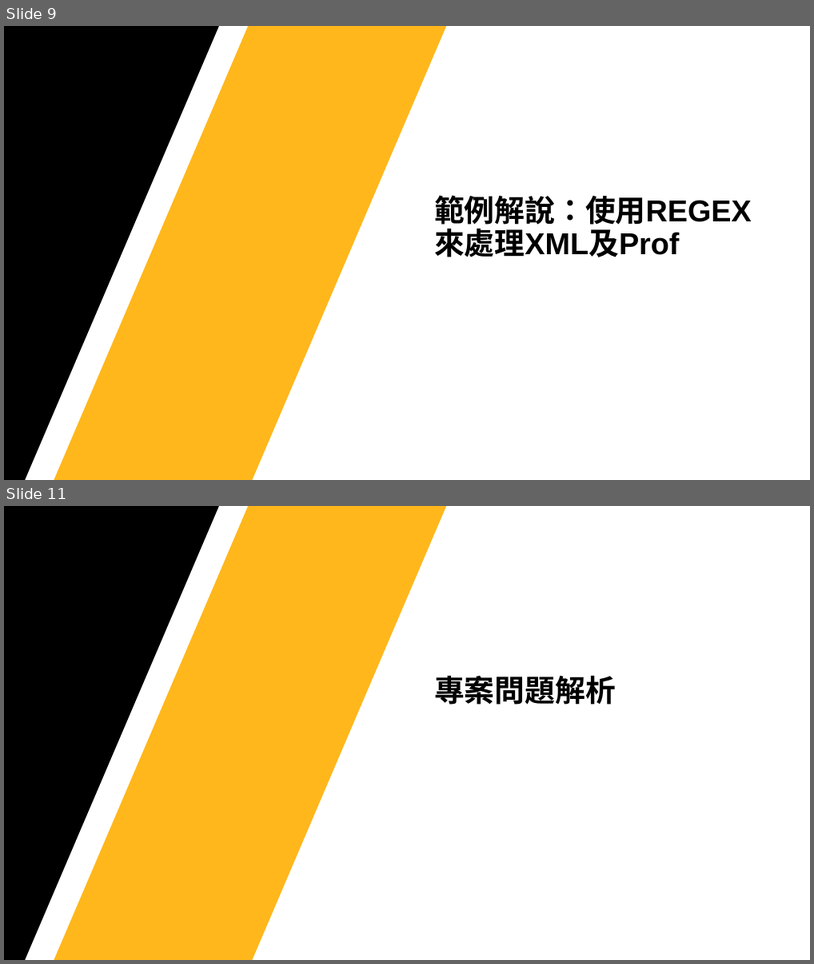
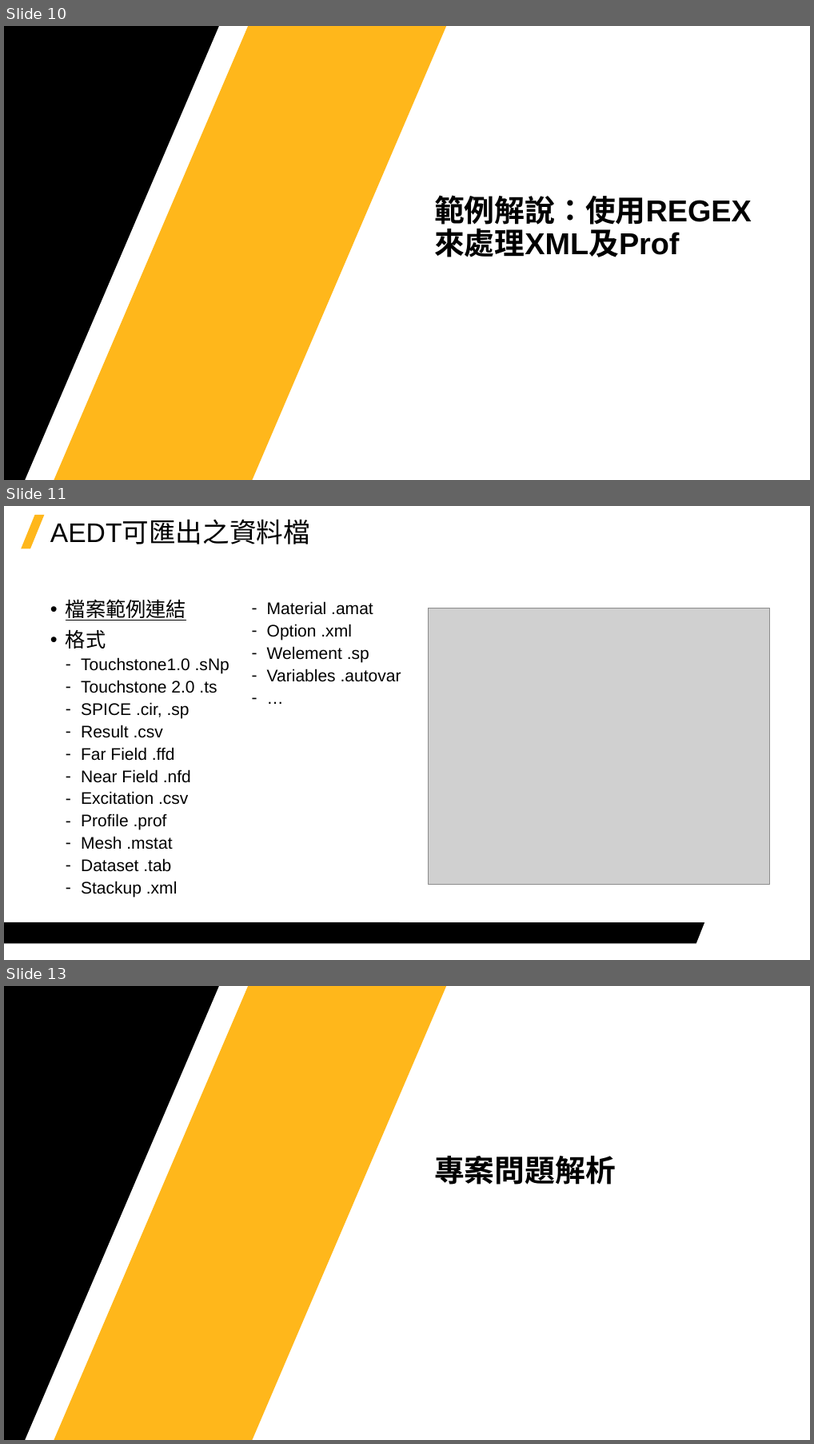
Before and after one commit to Jerrick-cheng/AEDT-Automation-Camp, a slide deck: 上課教材/Week6.pptx. Shown one above the other, each under a label of ours: slides 9 and 11 before the commit, slides 10, 11 and 13 after it; the slides between them are not shown. The pictures are 814x964 and 814x1444 pixels, drawn with LibreOffice and Linux fonts; fonts in the diff are those of the drawing; grey boxes stand for pictures; background and template pictures are left out. Boxes give left, top, right and bottom in pixels: in the first picture for what was removed or moved away, otherwise in the second. Text is boxed around its words. In the diff, an @@ line names an element or a change of style, - is before the commit and + after.

```diff
--- a/上課教材/Week6.pptx
+++ b/上課教材/Week6.pptx
@@ slide 11 added at [4,506,810,960], background #FFFFFF @@
@@ parallelogram added at [21,515,45,548], fill #FFB71B @@
@@ title added at [50,520,310,544], 32 pt, text #000000 @@
+AEDT可匯出之資料檔
@@ text added at [66,599,402,897], 20 pt, text #000000 @@
+• 檔案範例連結
+• 格式
+  ‐ Touchstone1.0 .sNp
+  ‐ Touchstone 2.0 .ts
+  ‐ SPICE .cir, .sp
+  ‐ Result .csv
+  ‐ Far Field .ffd
+  ‐ Near Field .nfd
+  ‐ Excitation .csv
+  ‐ Profile .prof
+  ‐ Mesh .mstat
+  ‐ Dataset .tab
+  ‐ Stackup .xml
+  ‐ Material .amat
+  ‐ Option .xml
+  ‐ Welement .sp
+  ‐ Variables .autovar
+  ‐ …
@@ picture added at [429,608,770,884] @@
@@ freeform shape added at [4,922,705,944], fill #000000 @@
@@ what was slide 9 is now slide 10 @@
@@ what was slide 11 is now slide 13 @@
```
Also in this commit, not shown: 2 slides changed, 2 other slides added, 1 slide removed, 2 other files.
